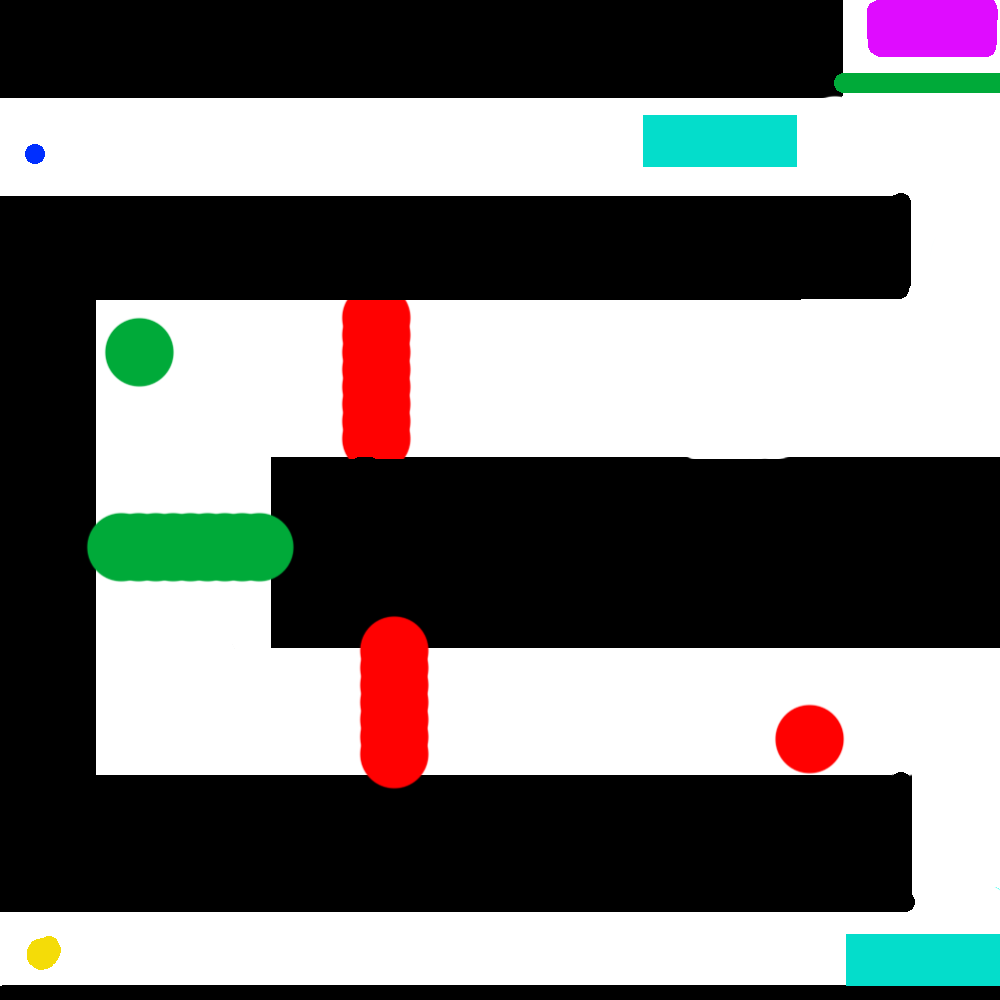
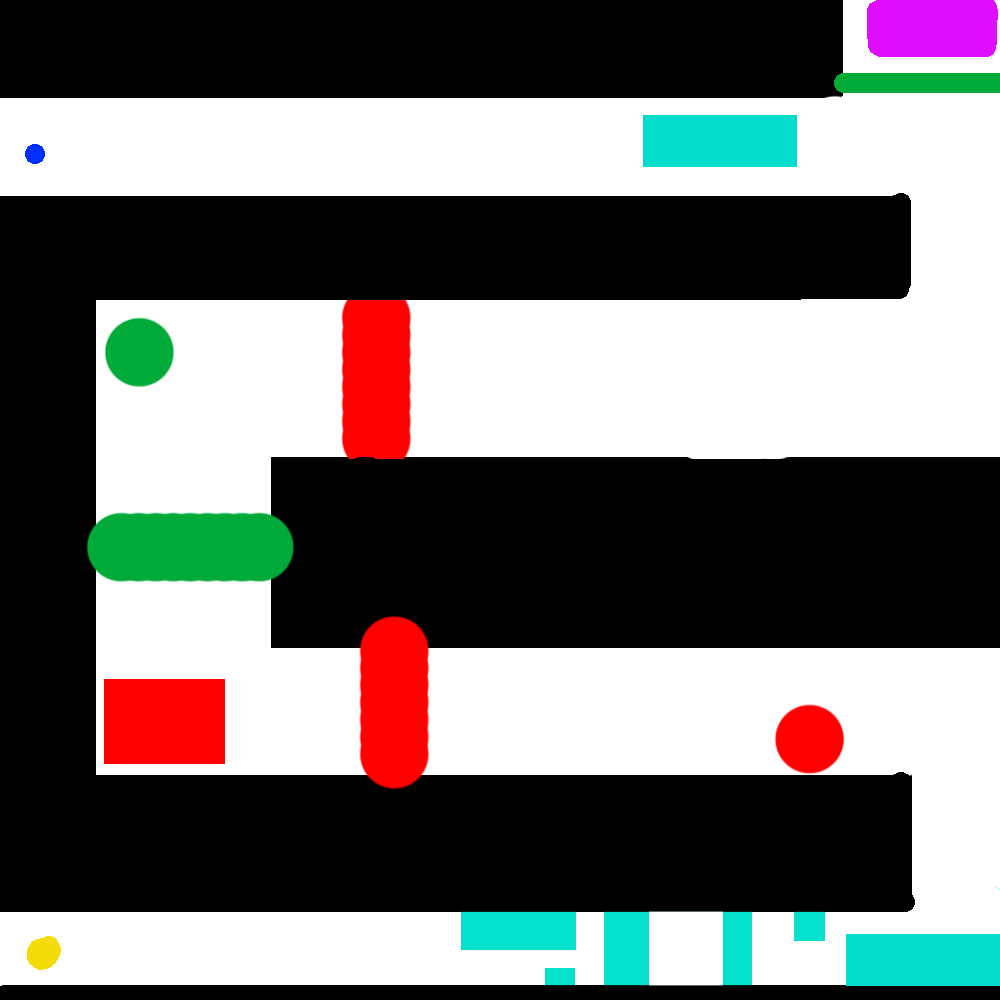
Two versions of the same layered image (1000 × 1000). Layer-by-layer changes:
added layer "Layer 1 copy" above "Layer 1" over [104, 679, 825, 986]
added layer "Layer 1" above "Background" over [104, 679, 825, 986]
added layer "Background" over [104, 679, 825, 986]
